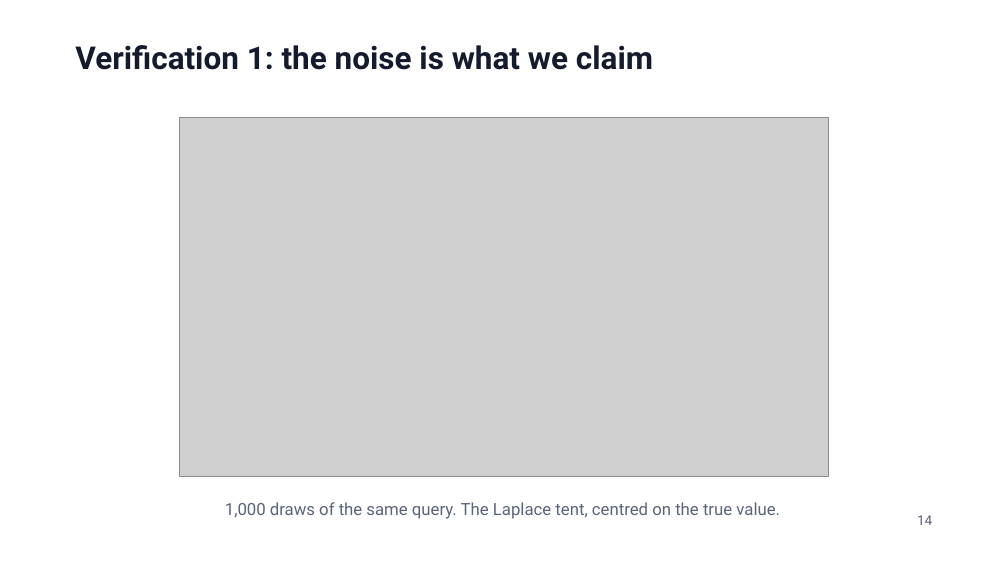
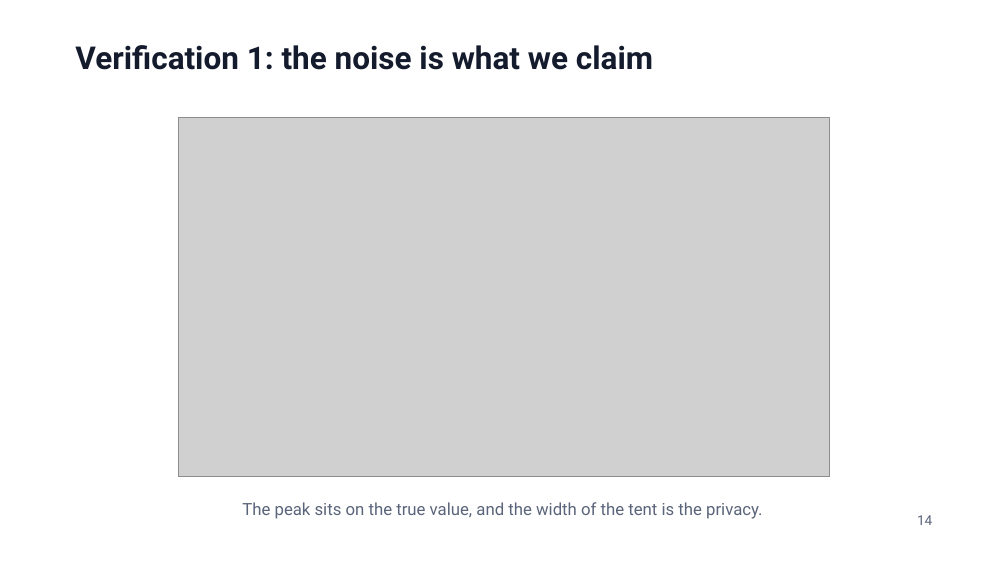
Before and after one commit to jzonthemtn/ldp-for-search, a slide deck: slide 14 of ldp_for_search_slides.pptx. Drawn at 1008x567 pixels with LibreOffice and Linux fonts; fonts in the diff are those of the drawing; grey boxes stand for pictures. Boxes give left, top, right and bottom in pixels: in the first picture for what was removed or moved away, otherwise in the second. Text is boxed around its words. In the diff, an @@ line names an element or a change of style, - is before the commit and + after.

```diff
--- a/ldp_for_search_slides.pptx
+++ b/ldp_for_search_slides.pptx
@@ text at (x1=242, y1=502, x2=763, y2=519): text changed @@
-1,000 draws of the same query. The Laplace tent, centred on the true value.
+The peak sits on the true value, and the width of the tent is the privacy.
```
Also in this commit, not shown: 25 other slides changed, 2 slides added, 3 slides removed, 20 other files.
